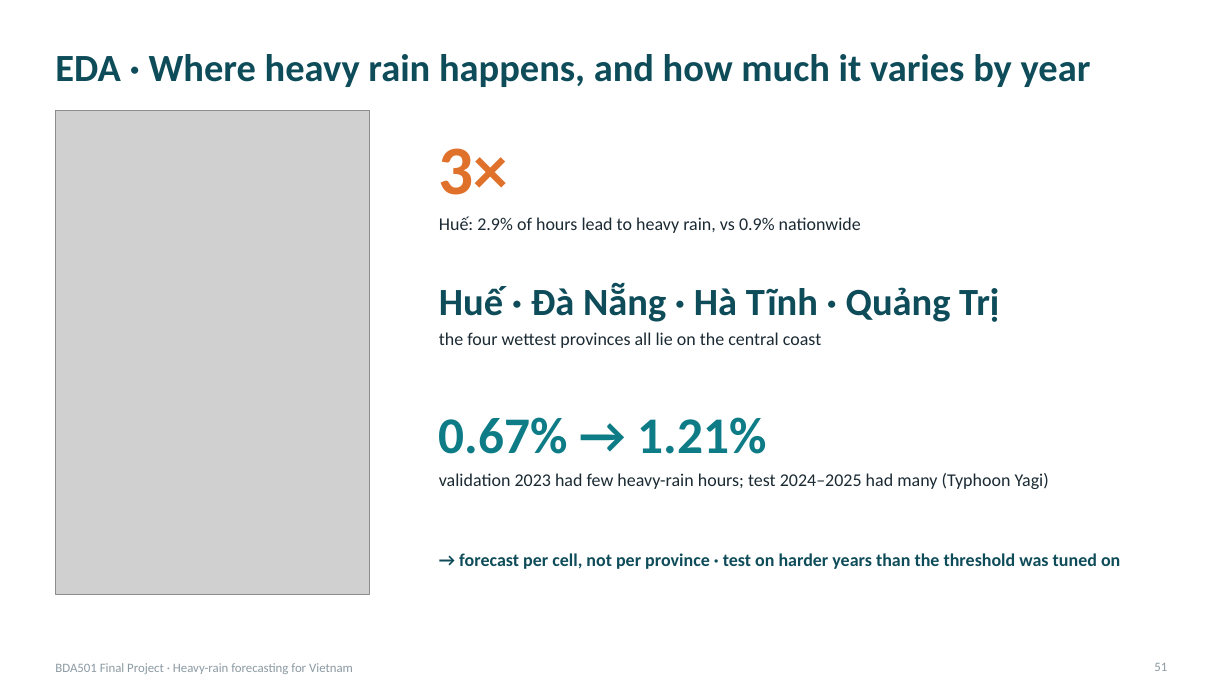
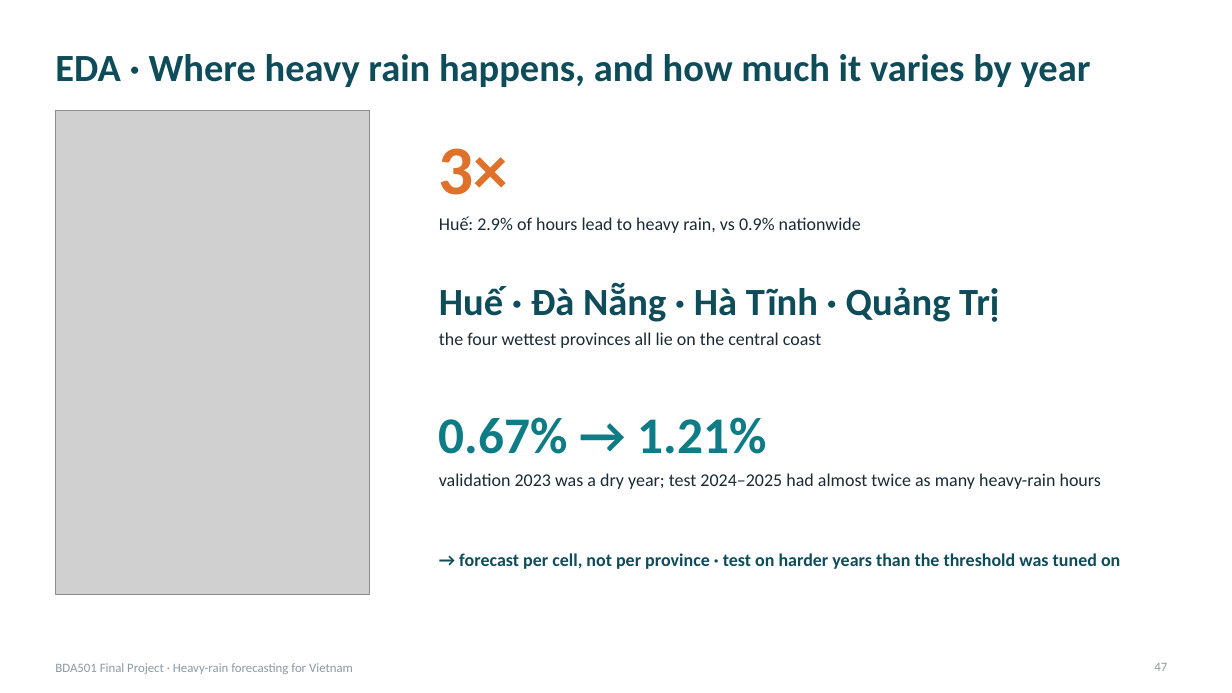
Before and after one commit to PhamLeTanThinh/BDA501_weather, a slide deck: slide 47 of deck/BDA501_Heavy_Rain_Forecast.pptx (slide 51 before the commit). Drawn at 1232x693 pixels with LibreOffice and Linux fonts; fonts in the diff are those of the drawing; grey boxes stand for pictures. Boxes give left, top, right and bottom in pixels: in the first picture for what was removed or moved away, otherwise in the second. Text is boxed around its words. In the diff, an @@ line names an element or a change of style, - is before the commit and + after.

```diff
--- a/deck/BDA501_Heavy_Rain_Forecast.pptx
+++ b/deck/BDA501_Heavy_Rain_Forecast.pptx
@@ text at (439, 473, 1101, 489): text changed @@
-validation 2023 had few heavy-rain hours; test 2024–2025 had many (Typhoon Yagi)
+validation 2023 was a dry year; test 2024–2025 had almost twice as many heavy-rain hours
@@ page number at (1154, 663, 1167, 671): text changed @@
-51
+47
```
Also in this commit, not shown: 31 other slides changed, 14 slides added, 14 slides removed, 28 other files.
